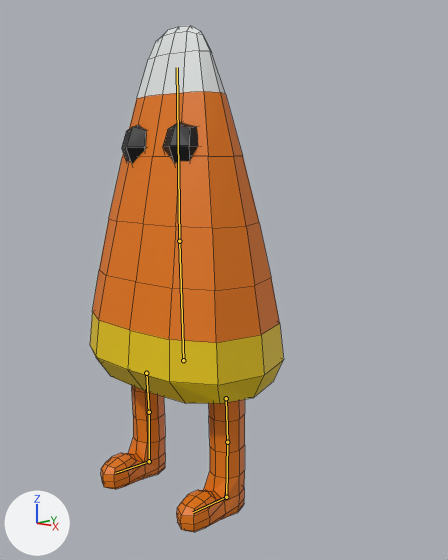
Renders of the Blender file Blender/Mobs/crazycorn.blend from each side of a commit.
Both versions are drawn from a camera (50 mm lens) standing at (5.31, -4.2, 4.3) and looking at (0.23, 1.47, 2.88). Every picture has the same lights, and +X, +Y and +Z are marked at lower left. The bones that bend it are drawn over the model as lines. Mesh edges are drawn as thin lines.
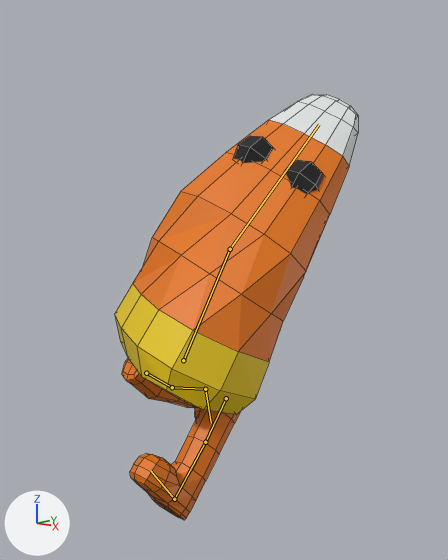
The newer file adds an action. The first version stands in its rest pose; the second is drawn at frame 80 of the action 'Run'.

Location of each change, (x1, y1, x2, y2) in pixels of the pictures (448 x 560 px):
'Cube', posed (25% wider, 16% shorter)
    before: (90, 26, 284, 532)
    after: (115, 94, 358, 520)
bone 'Bone', root to tip
    before: (146, 373) to (149, 412)
    after: (146, 373) to (172, 387)
bone 'Bone.001', root to tip
    before: (149, 412) to (149, 461)
    after: (172, 387) to (205, 389)
bone 'Bone.002', root to tip
    before: (149, 461) to (115, 473)
    after: (205, 389) to (211, 423)
bone 'Bone.008', root to tip
    before: (183, 360) to (179, 241)
    after: (183, 360) to (230, 249)
bone 'Bone.009', root to tip
    before: (179, 241) to (177, 67)
    after: (230, 249) to (319, 124)
bone 'Bone.003', root to tip
    before: (226, 398) to (227, 442)
    after: (226, 398) to (205, 442)
bone 'Bone.005', root to tip
    before: (226, 497) to (193, 512)
    after: (174, 499) to (150, 470)

What the commit changed:
Bone 'Bone' (bone_bone) turns from (0, 0, 0) to (5, 3, -51) degrees about its own x, y and z.
Bone 'Bone.001' (bone_bone_001) turns from (0, 0, 0) to (3, 1, -23) degrees about its own x, y and z.
Bone 'Bone.002' (bone_bone_002) turns from (0, 0, 0) to (9, 3, -30) degrees about its own x, y and z.
Bone 'Bone.008' (bone_bone_008) turns from (0, 0, 0) to (-2, -31, -23) degrees about its own x, y and z.
Bone 'Bone.009' (bone_bone_009) turns from (0, 0, 0) to (-18, 45, -22) degrees about its own x, y and z.
Bone 'Bone.003' (bone_bone_003) turns from (0, 0, 0) to (-5, 1, 43) degrees about its own x, y and z.
Bone 'Bone.005' (bone_bone_005) turns from (0, 0, 0) to (-2, 0, 6) degrees about its own x, y and z.
